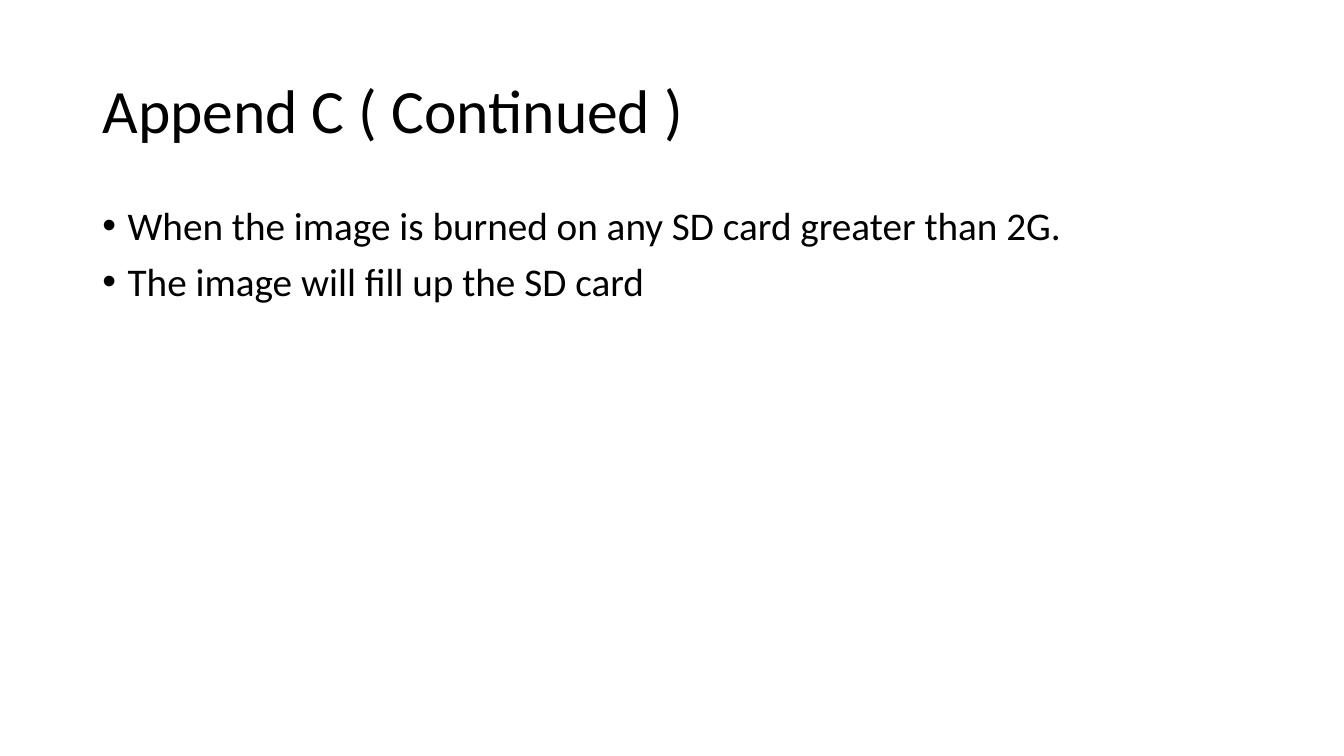
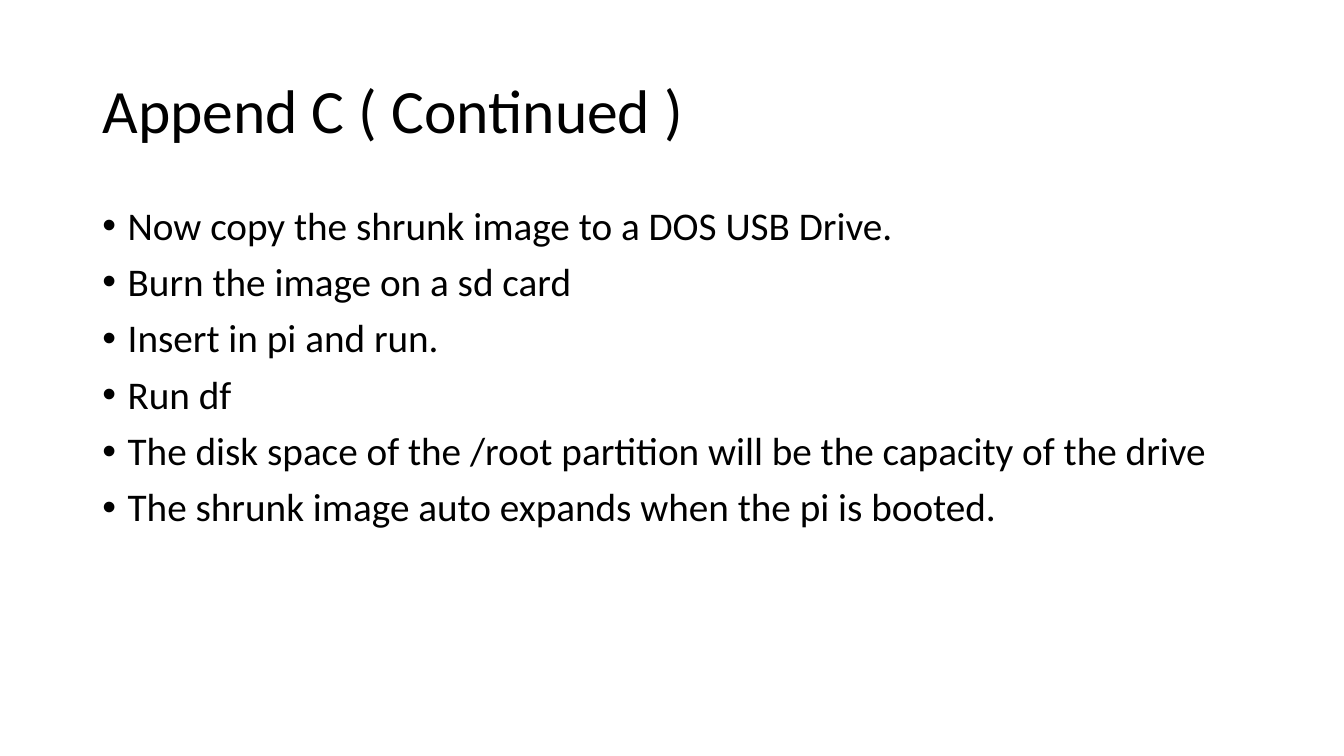
Before and after one commit to NanoDataCenter/nano_data_center, a slide deck: slide 25 of presentations/session_1/Lab #1 PI Disk setup.pptm. Drawn at 1344x756 pixels with LibreOffice and Linux fonts; fonts in the diff are those of the drawing. Boxes give left, top, right and bottom in pixels: in the first picture for what was removed or moved away, otherwise in the second. Text is boxed around its words. In the diff, an @@ line names an element or a change of style, - is before the commit and + after.

```diff
--- a/presentations/session_1/Lab #1 PI Disk setup.pptm
+++ b/presentations/session_1/Lab #1 PI Disk setup.pptm
@@ text at <box>128,212,1206,528</box>: text changed @@
-• When the image is burned on any SD card greater than 2G.
-• The image will fill up the SD card
+• Now copy the shrunk image to a DOS USB Drive.
+• Burn the image on a sd card
+• Insert in pi and run.
+• Run df
+• The disk space of the /root partition will be the capacity of the drive
+• The shrunk image auto expands when the pi is booted.
```
Also in this commit, not shown: 1 other slide changed.
